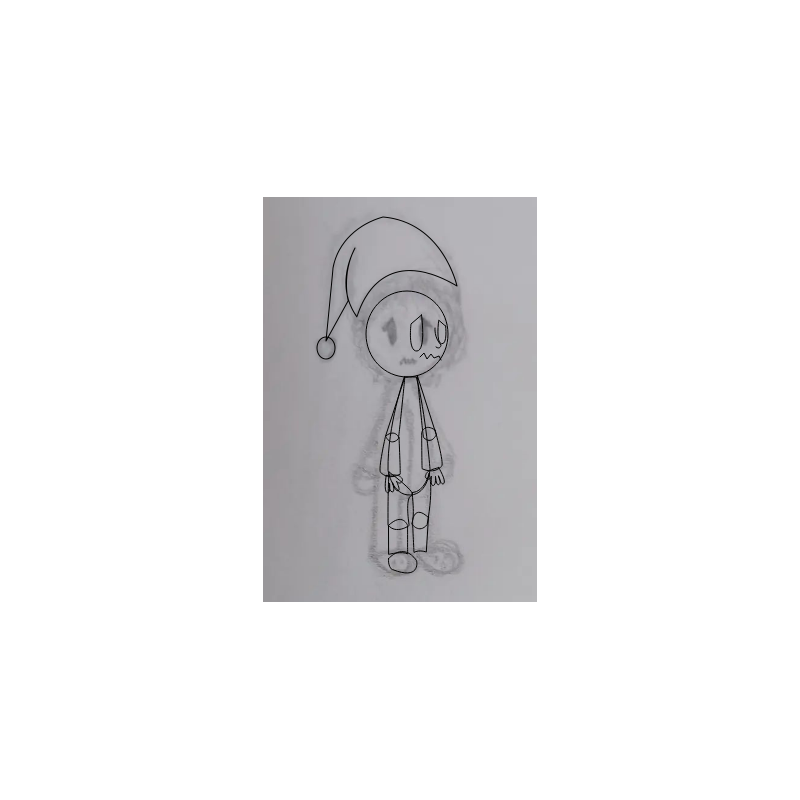
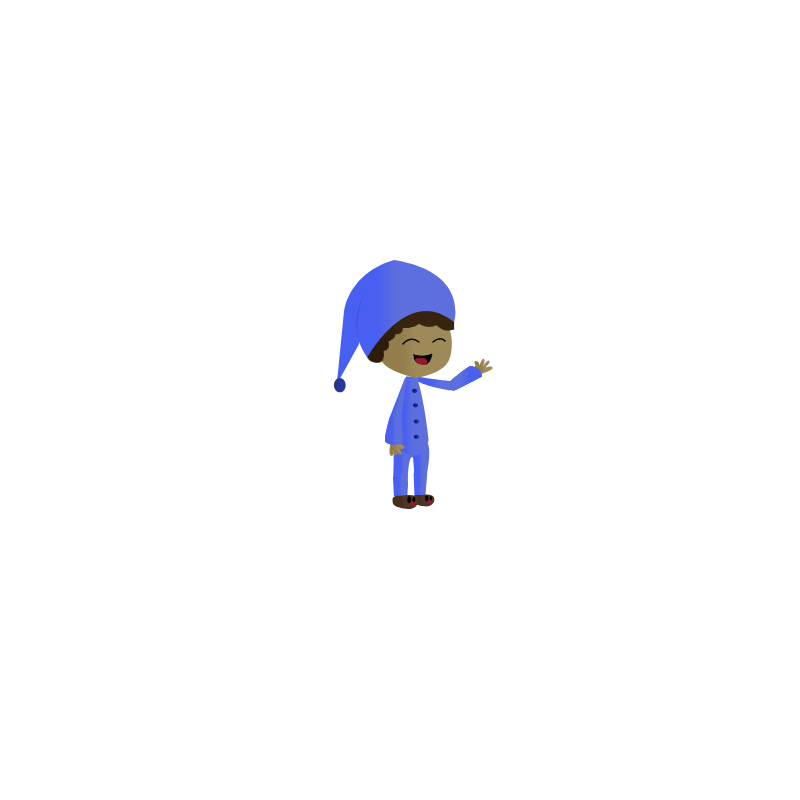
Layer changes from the first 800px x 800px image to the second:
added group "instagram" with 31 layers above "Camada 4" over [362, 276, 455, 365]
added layer "Camada 3" in group "instagram" over [362, 276, 455, 363]
added layer "Camada 2" in group "instagram" over [415, 358, 428, 365]
added layer "Camada 4" above "crianca" over [351, 286, 373, 343]
hid "Camada 1" over [263, 197, 537, 602]
